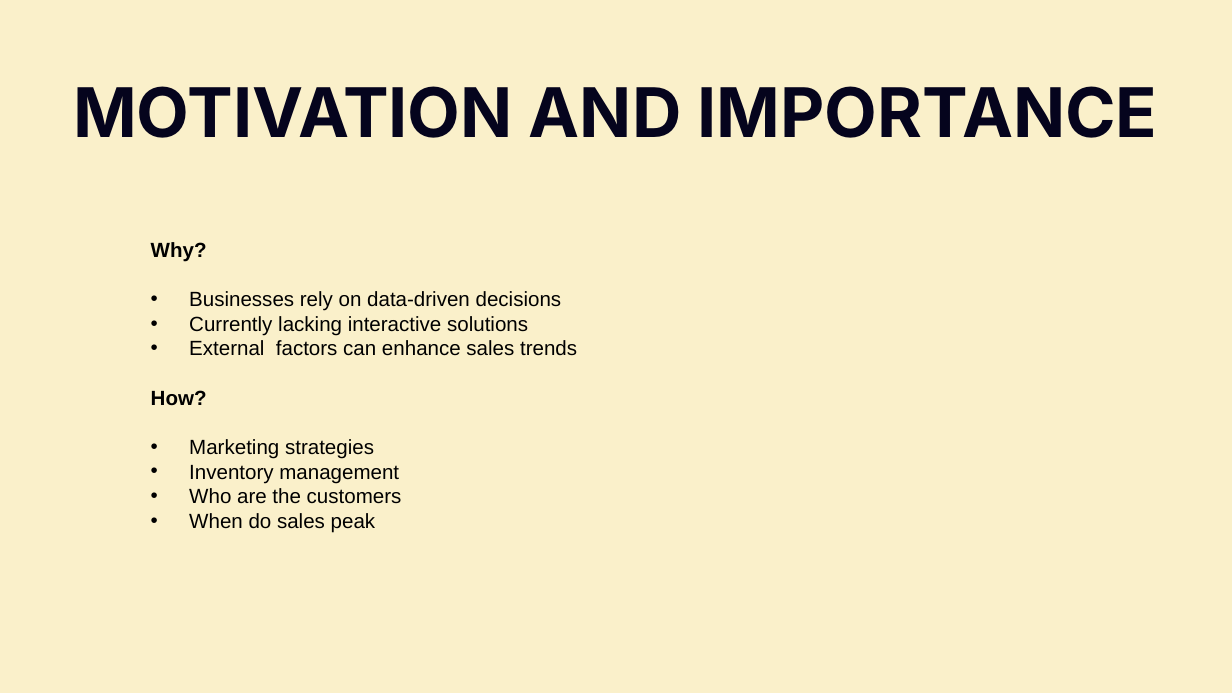
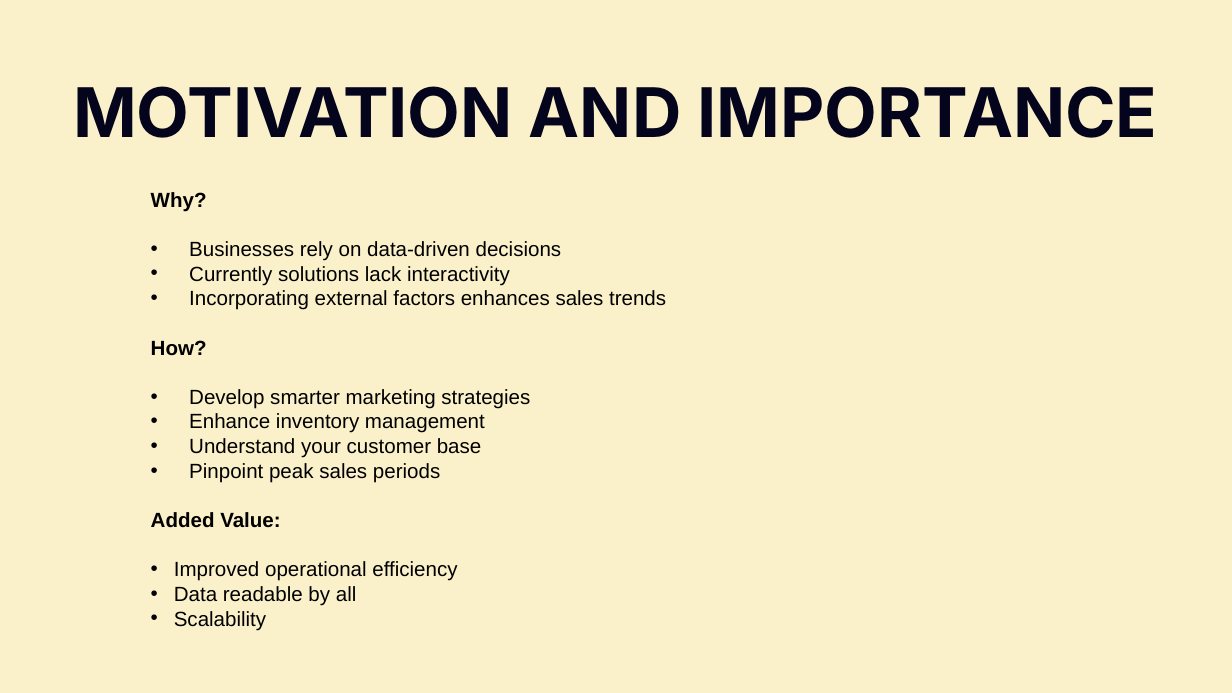
Before and after one commit to nair-j-karthik/DS-5110, a slide deck: slide 3 of Final Presenation DS5110.pptx. Drawn at 1232x693 pixels with LibreOffice and Linux fonts; fonts in the diff are those of the drawing. Boxes give left, top, right and bottom in pixels: in the first picture for what was removed or moved away, otherwise in the second. Text is boxed around its words. In the diff, an @@ line names an element or a change of style, - is before the commit and + after.

```diff
--- a/Final Presenation DS5110.pptx
+++ b/Final Presenation DS5110.pptx
@@ text "Why?": place and size @@
-text "Why?" at [151, 242, 577, 533]
+text "Why?" at [151, 192, 666, 630]
@@ text at [189, 266, 666, 310]: text changed @@
-• Currently lacking interactive solutions
-• External factors can enhance sales trends
+• Currently solutions lack interactivity
+• Incorporating external factors enhances sales trends
@@ text at [151, 389, 530, 630]: text changed @@
-• Marketing strategies
-• Inventory management
-• Who are the customers
-• When do sales peak
+• Develop smarter marketing strategies
+• Enhance inventory management
+• Understand your customer base
+• Pinpoint peak sales periods
+Added Value:
+• Improved operational efficiency
+• Data readable by all
+• Scalability
```
Also in this commit, not shown: 2 other slides changed, 3 slides added, 2 slides removed.
